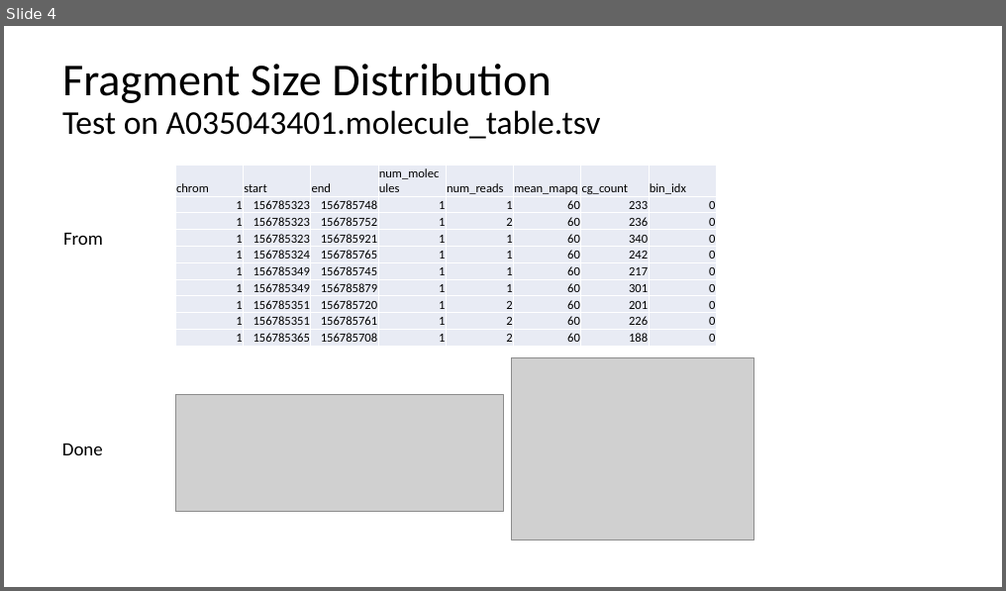
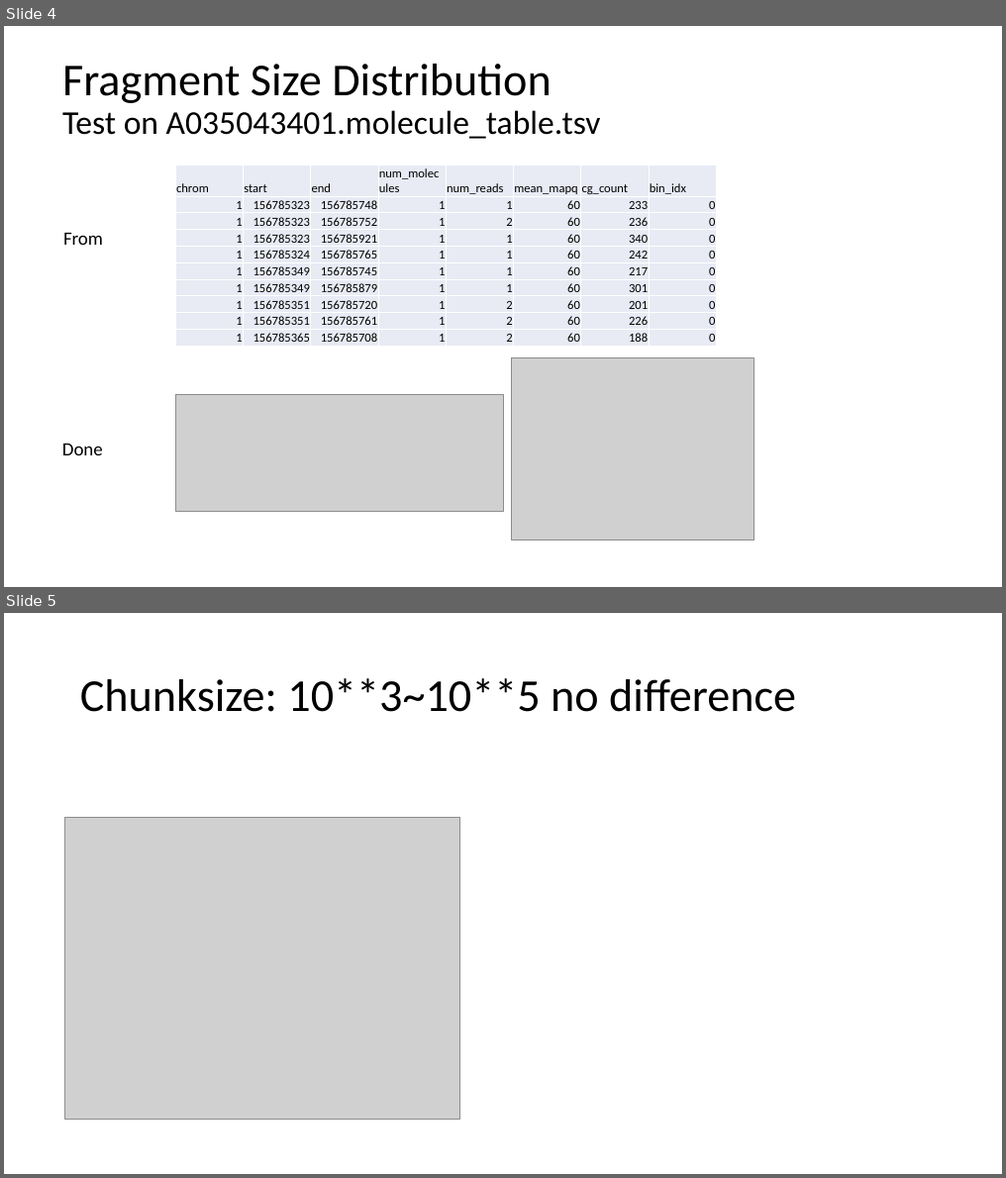
Before and after one commit to gh-xili/gh-xili, a slide deck: Week3/week3_cancer_fraction.pptx. Shown one above the other, each under a label of ours: slide 4 before the commit, slides 4 and 5 after it. The pictures are 1006x591 and 1006x1178 pixels, drawn with LibreOffice and Linux fonts; fonts in the diff are those of the drawing; grey boxes stand for pictures. Boxes give left, top, right and bottom in pixels: in the first picture for what was removed or moved away, otherwise in the second. Text is boxed around its words. In the diff, an @@ line names an element or a change of style, - is before the commit and + after.

```diff
--- a/Week3/week3_cancer_fraction.pptx
+++ b/Week3/week3_cancer_fraction.pptx
@@ slide 5 added at (4, 613, 1002, 1174), background #FFFFFF @@
@@ title added at (80, 678, 796, 712), 44 pt, text #000000 @@
+Chunksize: 10**3~10**5 no difference
@@ picture added at (65, 817, 460, 1120) @@
```
Also in this commit, not shown: 1 slide changed, 3 other slides added, 1 slide removed, 6 other files.
